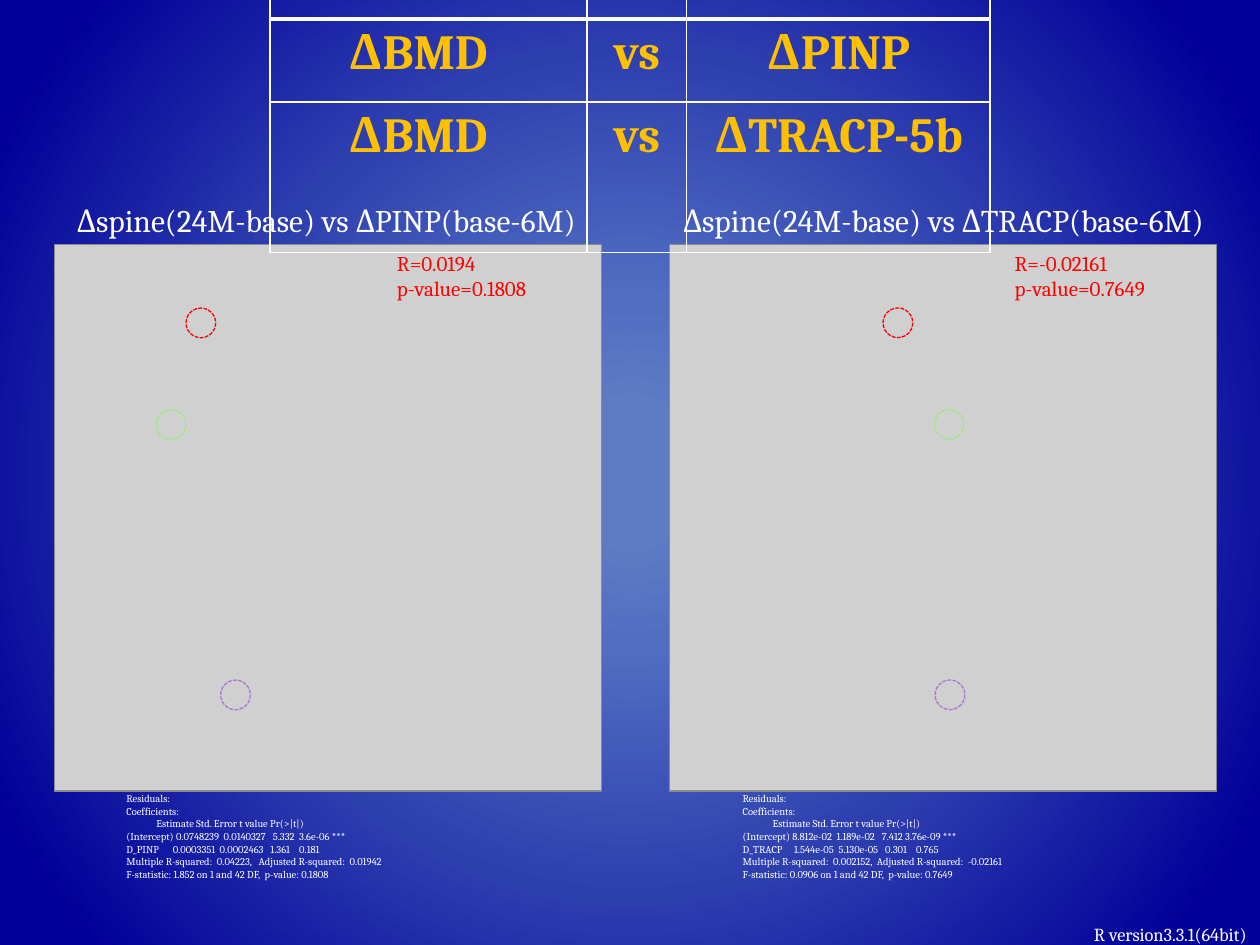
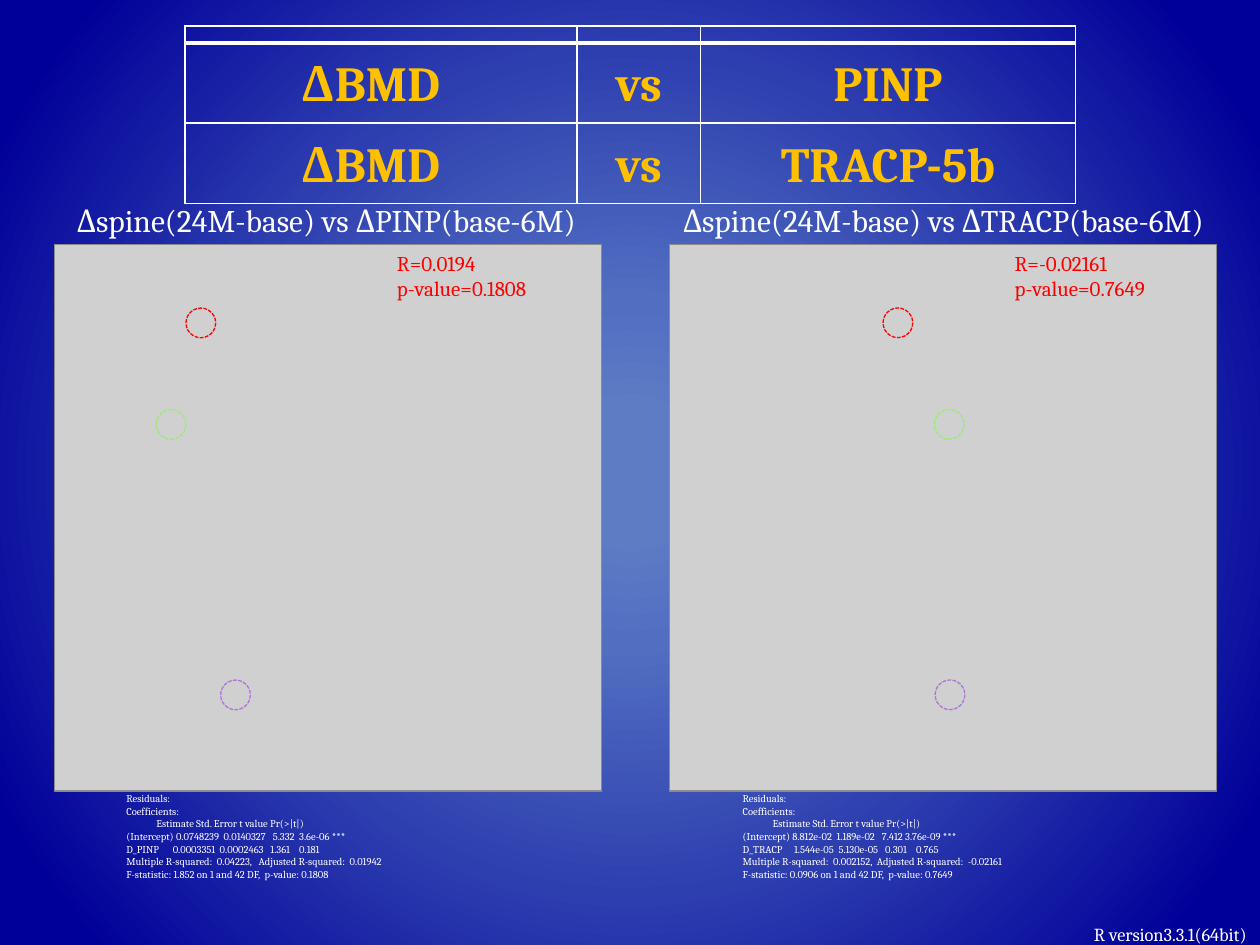
Before and after one commit to MKurisuno/strange, a slide deck: slide 42 of OsteoPorosis.odp (slide 44 before the commit). Drawn at 1260x945 pixels with LibreOffice and Linux fonts; fonts in the diff are those of the drawing; grey boxes stand for pictures. Boxes give left, top, right and bottom in pixels: in the first picture for what was removed or moved away, otherwise in the second. Text is boxed around its words. In the diff, an @@ line names an element or a change of style, - is before the commit and + after.

```diff
--- a/OsteoPorosis.odp
+++ b/OsteoPorosis.odp
@@ table at (185, 26, 1076, 204) @@
-row 2, column 3: ΔPINP
+row 2, column 3: PINP
-row 3, column 3: ΔTRACP-5b
+row 3, column 3: TRACP-5b
@@ line spacing 1 to 1.15 @@
@@ table: place and size @@
-table at (270, 0, 990, 252)
+table at (185, 26, 1076, 204)
```
Also in this commit, not shown: 10 other slides changed, 2 slides removed.
